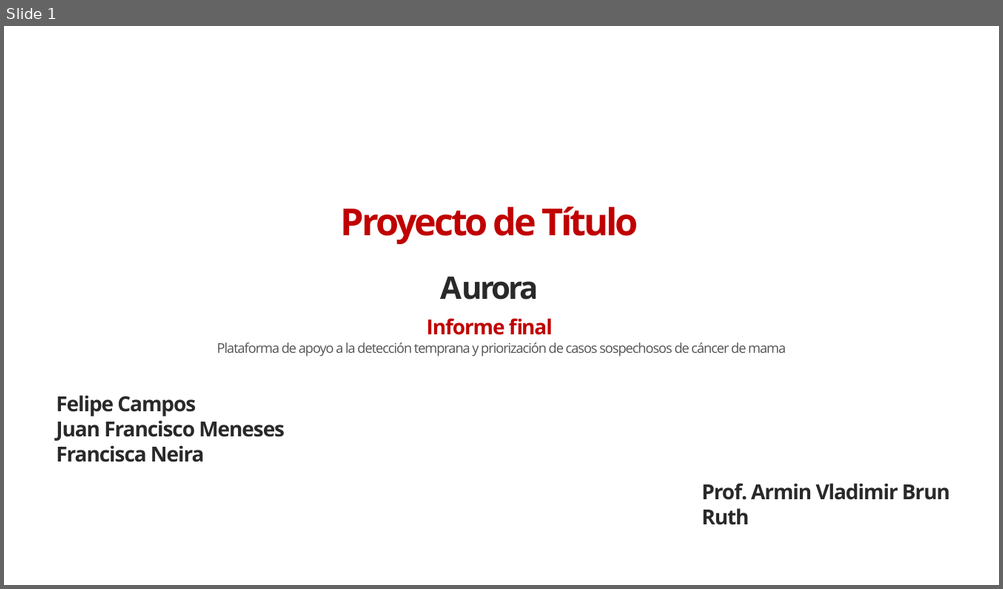
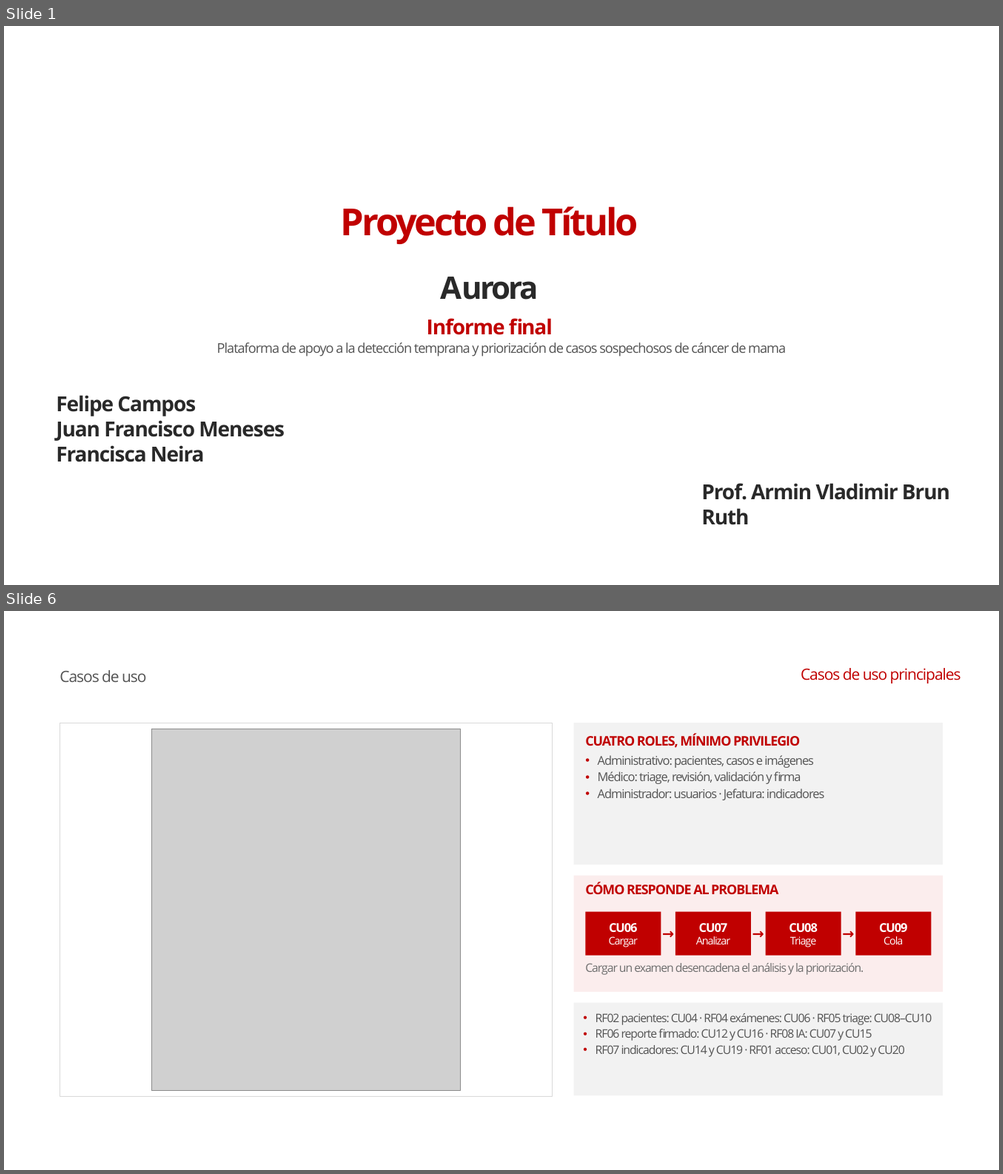
Before and after one commit to conEFE/Proyecto-Aurora, a slide deck: docs/informe_final/presentacion/Presentacion_Aurora_Informe_Final.pptx. Shown one above the other, each under a label of ours: slide 1 before the commit, slides 1 and 6 after it; the slides between them are not shown. The pictures are 1003x589 and 1003x1174 pixels, drawn with LibreOffice and Linux fonts; fonts in the diff are those of the drawing; grey boxes stand for pictures; background and template pictures are left out. Boxes give left, top, right and bottom in pixels: in the first picture for what was removed or moved away, otherwise in the second. Text is boxed around its words. In the diff, an @@ line names an element or a change of style, - is before the commit and + after.

```diff
--- a/docs/informe_final/presentacion/Presentacion_Aurora_Informe_Final.pptx
+++ b/docs/informe_final/presentacion/Presentacion_Aurora_Informe_Final.pptx
@@ slide 6 added at (x1=4, y1=611, x2=999, y2=1170), background #FFFFFF @@
@@ text added at (x1=60, y1=670, x2=146, y2=682), 30 pt, text #535353 @@
+Casos de uso
@@ text added at (x1=800, y1=668, x2=961, y2=684), 30 pt, text #C00000 @@
+Casos de uso principales
@@ rectangle added at (x1=60, y1=723, x2=552, y2=1096), fill #FFFFFF, outline #D9D9D9 1.46 pt @@
@@ picture added at (x1=152, y1=729, x2=460, y2=1091) @@
@@ rectangle added at (x1=574, y1=723, x2=942, y2=865), fill #F2F2F2 @@
@@ text added at (x1=585, y1=734, x2=824, y2=800), 23.5 pt, text #535353 @@
+CUATRO ROLES, MÍNIMO PRIVILEGIO
+• Administrativo: pacientes, casos e imágenes
+• Médico: triage, revisión, validación y firma
+• Administrador: usuarios · Jefatura: indicadores
@@ rectangle added at (x1=574, y1=875, x2=942, y2=992), fill #FBEDED @@
@@ text added at (x1=585, y1=882, x2=778, y2=894), 25.5 pt, text #C00000, bold @@
+CÓMO RESPONDE AL PROBLEMA
@@ rectangle added at (x1=585, y1=912, x2=660, y2=956), fill #C00000, 20.5 pt, text #FFFFFF @@
+CU06
+Cargar
@@ text added at (x1=660, y1=916, x2=675, y2=952), 27.5 pt, text #C00000, bold @@
+→
@@ rectangle added at (x1=675, y1=912, x2=751, y2=956), fill #C00000, 20.5 pt, text #FFFFFF @@
+CU07
+Analizar
@@ text added at (x1=751, y1=916, x2=765, y2=952), 27.5 pt, text #C00000, bold @@
+→
@@ rectangle added at (x1=765, y1=912, x2=840, y2=956), fill #C00000, 20.5 pt, text #FFFFFF @@
+CU08
+Triage
@@ text added at (x1=840, y1=916, x2=855, y2=952), 27.5 pt, text #C00000, bold @@
+→
@@ rectangle added at (x1=855, y1=912, x2=930, y2=956), fill #C00000, 23.5 pt, text #FFFFFF, bold @@
+CU09
+Cola
@@ text added at (x1=585, y1=963, x2=864, y2=975), 22.5 pt, text #6E6E6E @@
+Cargar un examen desencadena el análisis y la priorización.
@@ rectangle added at (x1=574, y1=1003, x2=942, y2=1096), fill #F2F2F2 @@
@@ text added at (x1=595, y1=1014, x2=932, y2=1057), 22.5 pt, text #535353 @@
+• RF02 pacientes: CU04 · RF04 exámenes: CU06 · RF05 triage: CU08–CU10
+• RF06 reporte firmado: CU12 y CU16 · RF08 IA: CU07 y CU15
+• RF07 indicadores: CU14 y CU19 · RF01 acceso: CU01, CU02 y CU20
@@ rectangle added at (x1=799, y1=1133, x2=972, y2=1149), fill #FFFFFF @@
```
Also in this commit, not shown: 11 slides changed, 11 other slides added, 2 other files.
